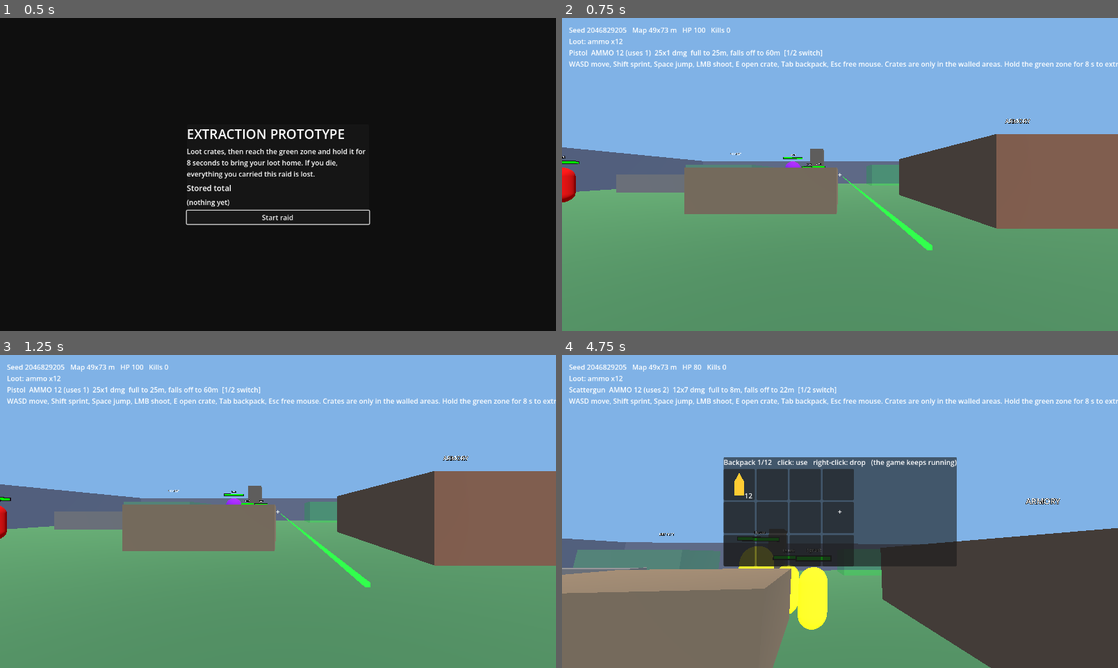
Above: before the commit, frames 1-4 (two rows, left to right).
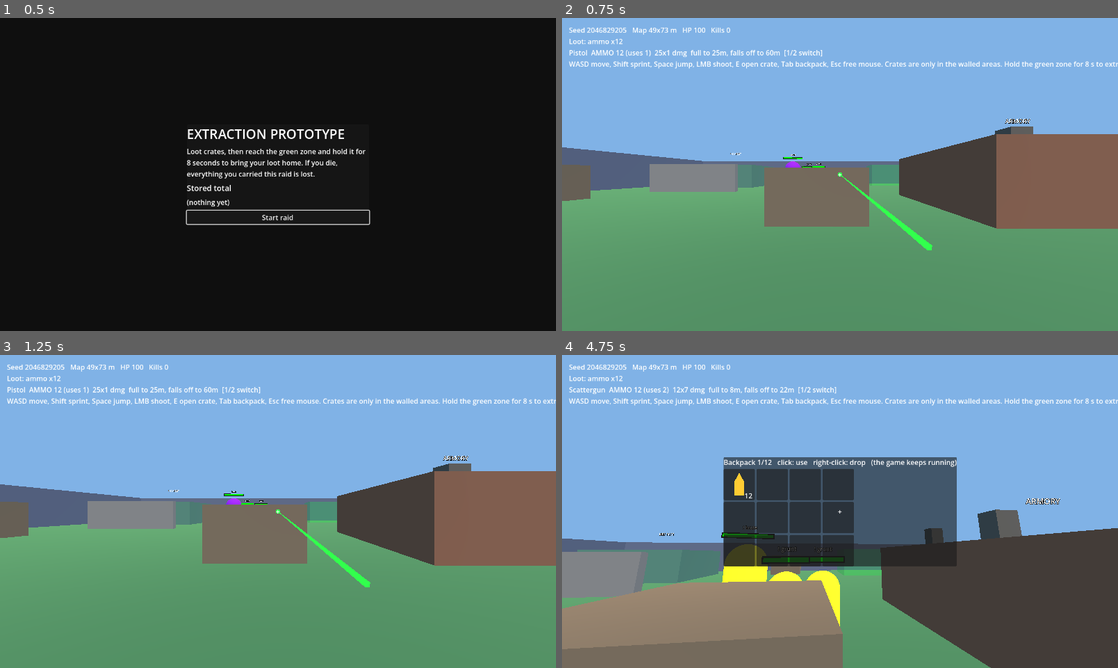
Above: after the commit, the same moments.

Repository: LearnEndlessly/VideoGameFoldr
Game: Godot game, scene res://main.tscn
Same seed, same stepped clock (60 frames per second), same inputs: the game is played once before the commit and once after it.
Inputs (mouse positions are in pixels of both pictures, inside the frame that each line leads up to):
- Up to frame 1 (0.5 s): no input
- Up to frame 2 (0.75 s): click "Start raid" at 0.5 s
- Up to frame 3 (1.25 s): no input
- Up to frame 4 (4.75 s): tap Enter at 1.25 s; move the mouse to (867, 511) at 1.27 s; hold W 1.28-2.03 s; tap Tab at 1.35 s; click (867, 511) at 1.42 s; tap Space at 1.52, 2.27, 3.77, 4.52 s; move the mouse to (728, 527) at 2.02 s; hold S 2.03-2.78 s; tap 1 at 2.1 s; click (728, 527) at 2.17 s; move the mouse to (895, 442) at 2.77 s; hold D 2.78-3.53 s; tap 2 at 2.85 s; click (895, 442) at 2.92 s; move the mouse to (812, 574) at 3.52 s; hold W 3.53-4.28 s; tap E at 3.6 s; click (812, 574) at 3.67 s; move the mouse to (1006, 558) at 4.27 s; hold A from 4.28 s (still down); hold Shift from 4.28 s (still down); click (1006, 558) at 4.42 s

Frame 1 is identical in both runs. In frame 2, 5.0% of the frame differs, in the area x 0-85%, y 34-75%; in frame 3, 5.0%; in frame 4, 14%, in the area x 0-83%, y 3-100%.

Commit message:
Add threat clock and patrol group count tuning (Phase 3)
After THREAT_DELAY_SECONDS every group converges on the player, either
tracking the live position or as a single wave (THREAT_CONTINUOUS), with a
HUD banner, alarm and status tag. Patrol group count moves to tuning
(default 3). tests/ammo_threat.gd covers ammo, the starting-kit rule, the
group count and both threat modes; verified it fails when ammo is not spent
and when the threat order is dropped or stops following the player.

Co-Authored-By: Claude Sonnet 5.5 <noreply@anthropic.com>

Diff:
--- a/data/sounds.gd
+++ b/data/sounds.gd
@@ -9,6 +9,7 @@
 	"shoot_pistol": {"freq": 600.0, "freq_end": 120.0, "duration": 0.14, "noise": 0.5, "wave": "sine", "decay": 3.0, "volume": 0.5, "min_gap": 0.05},
 	"shoot_scatter": {"freq": 300.0, "freq_end": 60.0, "duration": 0.3, "noise": 0.85, "wave": "sine", "decay": 2.5, "volume": 0.7, "min_gap": 0.05},
 	"empty": {"freq": 1400.0, "freq_end": 900.0, "duration": 0.04, "noise": 0.2, "wave": "square", "decay": 2.0, "volume": 0.3, "min_gap": 0.15},
+	"threat": {"freq": 440.0, "freq_end": 880.0, "duration": 0.7, "noise": 0.0, "wave": "square", "decay": 1.0, "volume": 0.5, "min_gap": 1.0},
 	"switch": {"freq": 300.0, "freq_end": 450.0, "duration": 0.06, "noise": 0.3, "wave": "sine", "decay": 2.0, "volume": 0.3, "min_gap": 0.05},
 	"hit": {"freq": 220.0, "freq_end": 110.0, "duration": 0.08, "noise": 0.3, "wave": "square", "decay": 2.5, "volume": 0.4, "min_gap": 0.04, "positional": true},
 	"kill": {"freq": 160.0, "freq_end": 40.0, "duration": 0.25, "noise": 0.4, "wave": "sine", "decay": 2.0, "volume": 0.6, "min_gap": 0.1, "positional": true},
--- a/data/tuning.gd
+++ b/data/tuning.gd
@@ -4,6 +4,19 @@
 const ENEMY_GROUP_MIN_ORIGIN := 15.0
 # Group members spawn within +/- this many metres of their group centre.
 const GROUP_SPREAD := 2.0
+
+# How many patrol groups spawn (3-4 enemies each). Set to 5 for the old, busier maps.
+const ENEMY_GROUP_COUNT := 3
+
+# Threat clock: THREAT_DELAY_SECONDS into a raid, every group stops patrolling and heads
+# for the player's position, with a HUD warning. They still need to see you to attack, and
+# they cannot see into shelters, so they will wait outside one.
+#   THREAT_CONTINUOUS = true:  they keep tracking the player's live position until the raid ends.
+#   THREAT_CONTINUOUS = false: one wave: they go to where the player was when it started and
+#                              resume patrolling there after THREAT_WAVE_SECONDS.
+const THREAT_DELAY_SECONDS := 180.0
+const THREAT_CONTINUOUS := true
+const THREAT_WAVE_SECONDS := 60.0
 # Placement attempts per object before overlapping other objects is accepted.
 const SPAWN_TRIES := 50
 
--- a/scripts/enemy.gd
+++ b/scripts/enemy.gd
@@ -8,6 +8,7 @@
 const LOSE := 30.0          # an alert enemy loses the player beyond this range
 const GIVE_UP := 4.0        # seconds out of reach before going back to patrol
 const PATROL_RADIUS := 8.0
+const CONVERGE_ARRIVE := 3.0  # metres from the target at which a converging enemy stops
 const PATROL_SPEED := 0.4   # fraction of chase speed
 const ALERT_COLOR := Color(1.0, 0.9, 0.1)
 
@@ -17,6 +18,8 @@
 var health := 1
 var max_health := 1
 var alert := false
+var converging := false          # the threat clock sent this enemy toward converge_target
+var converge_target := Vector3.ZERO
 
 var _attack_cd := 0.0
 var _lost_timer := 0.0
@@ -31,6 +34,7 @@
 
 func _ready() -> void:
 	add_to_group("pack_%d" % group_id)
+	add_to_group("enemy")
 	health = stats["health"]
 	max_health = health
 	_target = home
@@ -100,6 +104,17 @@
 	_mat.emission_enabled = on
 	_update_label()
 
+# Threat clock (see raid.gd): head for `target` instead of patrolling, until end_converge().
+func set_converge(target: Vector3) -> void:
+	converging = true
+	converge_target = target
+
+# Back to patrolling, around wherever the enemy is now.
+func end_converge() -> void:
+	converging = false
+	home = global_position
+	_target = home
+
 # One enemy noticing the player (or being shot) wakes its whole group.
 func alert_pack() -> void:
 	get_tree().call_group("pack_%d" % group_id, "set_alert", true)
@@ -156,6 +171,11 @@
 					_attack_cd = 1.0
 					Sfx.play("enemy_strike", global_position)
 					player.take_damage(stats["damage"])
+	elif converging:
+		var to_c := converge_target - global_position
+		to_c.y = 0.0
+		if to_c.length() > CONVERGE_ARRIVE:
+			_walk(to_c, float(stats["speed"]))
 	else:
 		_repick -= delta
 		var to_target := _target - global_position
--- a/scripts/main.gd
+++ b/scripts/main.gd
@@ -18,7 +18,6 @@
 
 const COVER_ATTEMPTS := 30  # cover boxes that don't fit with a walkable gap are skipped
 const SHELTER_COUNT := 2
-const GROUP_COUNT := 5  # enemy groups, 3-4 members each
 
 # The first launch shows the start screen; "one more run" skips it. Survives scene reloads.
 static var show_start := true
@@ -47,6 +46,8 @@
 var _extract_box: VBoxContainer
 var _extract_label: Label
 var _extract_bar: ProgressBar
+var _banner: Label
+var _banner_time := 0.0
 
 func _ready() -> void:
 	profile = Profile.new(profile_path)
@@ -88,7 +89,7 @@
 	var zone := _place_extract()
 	for id in LootZones.DATA:
 		_add_structure(id, LootZones.DATA[id])
-	for g in GROUP_COUNT:
+	for g in Tuning.ENEMY_GROUP_COUNT:
 		var center: Vector3 = _free_spot(3.5, 3.5, Tuning.ENEMY_GROUP_MIN_ORIGIN)
 		for i in rng.randi_range(3, 4):
 			var e := Enemy.new()
@@ -125,6 +126,7 @@
 	raid.ended.connect(_on_raid_ended)
 	raid.shot_fired.connect(func(weapon_id: String): Sfx.play(WeaponData.DATA[weapon_id]["sound"]))
 	raid.dry_fire.connect(func(): Sfx.play("empty"))
+	raid.threat_started.connect(_on_threat_started)
 	zone.body_entered.connect(_on_zone_body.bind(true))
 	zone.body_exited.connect(_on_zone_body.bind(false))
 
@@ -143,6 +145,15 @@
 	cross.set_anchors_and_offsets_preset(Control.PRESET_CENTER)
 	layer.add_child(cross)
 	_build_extract_hud(layer)
+	_banner = Label.new()
+	_banner.add_theme_font_size_override("font_size", 34)
+	_banner.add_theme_color_override("font_color", Color(1, 0.2, 0.2))
+	_banner.horizontal_alignment = HORIZONTAL_ALIGNMENT_CENTER
+	_banner.visible = false
+	layer.add_child(_banner)
+	_banner.set_anchors_and_offsets_preset(Control.PRESET_CENTER_TOP)
+	_banner.grow_horizontal = Control.GROW_DIRECTION_BOTH
+	_banner.offset_top = 90
 	add_child(layer)
 
 func _build_extract_hud(layer: CanvasLayer) -> void:
@@ -165,9 +176,11 @@
 func _process(_d: float) -> void:
 	if raid == null:
 		return
+	_banner_time = maxf(_banner_time - _d, 0.0)
+	_banner.visible = _banner_time > 0.0
 	var hold := raid.hold_seconds
-	_hud.text = "Seed %d   Map %.0fx%.0f m   HP %d   Kills %d   %s\nLoot: %s\n%s\nWASD move, Shift sprint, Space jump, LMB shoot, E open crate, Tab backpack, Esc free mouse. Crates are only in the walled areas. Hold the green zone for %.0f s to extract." \
-		% [_seed, half_w * 2.0, half_d * 2.0, _player.health, _player.kills, "[SAFE]" if _player.safe else "", _loot_text(), _player.weapon_text(), hold]
+	_hud.text = "Seed %d   Map %.0fx%.0f m   HP %d   Kills %d   %s %s\nLoot: %s\n%s\nWASD move, Shift sprint, Space jump, LMB shoot, E open crate, Tab backpack, Esc free mouse. Crates are only in the walled areas. Hold the green zone for %.0f s to extract." \
+		% [_seed, half_w * 2.0, half_d * 2.0, _player.health, _player.kills, "[SAFE]" if _player.safe else "", "[PATROLS CONVERGING]" if raid.threat_active else "", _loot_text(), _player.weapon_text(), hold]
 	_zone_mat.albedo_color = Color(1, 0.9, 0.1, 0.45) if raid.extracting else Color(0, 1, 0.2, 0.25)
 	_extract_box.visible = raid.extracting
 	var second := int(raid.extract_elapsed) if raid.extracting else -1
@@ -186,6 +199,12 @@
 func _on_picked_up(id: String, qty: int) -> void:
 	Sfx.play("pickup")
 	_feed_row(id, "+%d %s" % [qty, id.replace("_", " ")])
+
+func _on_threat_started() -> void:
+	_banner.text = "THEY KNOW WHERE YOU ARE\nPatrols are closing in and will keep coming" if raid.threat_continuous \
+		else "THEY KNOW WHERE YOU ARE\nA patrol wave is heading for your position"
+	_banner_time = 7.0
+	Sfx.play("threat")
 
 func _feed_row(id: String, text: String) -> void:
 	var row := HBoxContainer.new()
--- a/scripts/raid.gd
+++ b/scripts/raid.gd
@@ -11,6 +11,8 @@
 signal inventory_full
 signal shot_fired(weapon_id: String)
 signal dry_fire  # tried to fire with too little ammo
+signal threat_started
+signal threat_ended  # wave mode only
 signal ended(result: Dictionary)  # {"outcome": "extracted"|"dead", "items": {id: qty}, "saved": bool}
 
 enum State { ACTIVE, ENDED }
@@ -21,9 +23,17 @@
 var extracting := false
 var extract_elapsed := 0.0
 var brought := {}  # item id -> quantity of the starting kit not yet spent (never counts as loot)
+# Threat clock settings; tests change these per raid. See data/tuning.gd for what they mean.
+var threat_delay: float = Tuning.THREAT_DELAY_SECONDS
+var threat_continuous: bool = Tuning.THREAT_CONTINUOUS
+var threat_wave_seconds: float = Tuning.THREAT_WAVE_SECONDS
+var threat_active := false
+var elapsed := 0.0  # seconds since the raid began
 
 var _player
 var _fire_cooldown := 0.0
+var _threat_done := false  # a wave has run; it does not start again
+var _wave_left := 0.0
 
 func setup(player) -> void:
 	_player = player
@@ -90,6 +100,16 @@
 	if state != State.ACTIVE:
 		return
 	_fire_cooldown = maxf(_fire_cooldown - delta, 0.0)
+	elapsed += delta
+	if not threat_active and not _threat_done and elapsed >= threat_delay:
+		_start_threat()
+	if threat_active:
+		if threat_continuous:
+			get_tree().call_group("enemy", "set_converge", _player.global_position)
+		else:
+			_wave_left -= delta
+			if _wave_left <= 0.0:
+				_end_threat()
 	if extracting:
 		extract_elapsed += delta
 		if extract_elapsed >= hold_seconds:
@@ -105,6 +125,21 @@
 			loot[id] = qty
 	return loot
 
+# Every enemy heads for the player's position. In continuous mode _physics_process keeps
+# updating the target to the live position; in wave mode it is the position right now and
+# the wave ends after threat_wave_seconds.
+func _start_threat() -> void:
+	threat_active = true
+	_wave_left = threat_wave_seconds
+	get_tree().call_group("enemy", "set_converge", _player.global_position)
+	threat_started.emit()
+
+func _end_threat() -> void:
+	threat_active = false
+	_threat_done = true
+	get_tree().call_group("enemy", "end_converge")
+	threat_ended.emit()
+
 func _on_player_died() -> void:
 	_finish("dead")
 
@@ -113,6 +148,7 @@
 		return
 	state = State.ENDED
 	extracting = false
+	threat_active = false
 	var items := _loot()
 	_player.inventory.clear()  # kept loot goes to the profile, lost loot is gone
 	var saved := true
--- /dev/null
+++ b/tests/ammo_threat.gd
@@ -0,0 +1,195 @@
+# Run: Godot --headless --path <project> -s tests/ammo_threat.gd   (exit code 1 on failure)
+# Ammo cost and cooldown, simulation-applied damage, dry fire, starting kit vs loot,
+# enemy group count, and the threat clock (continuous, disabled, wave).
+extends SceneTree
+
+const Main = preload("res://scripts/main.gd")
+const Tuning = preload("res://data/tuning.gd")
+const Enemy = preload("res://scripts/enemy.gd")
+const Enemies = preload("res://data/enemies.gd")
+
+var failures: PackedStringArray = []
+
+func _check(ok: bool, message: String) -> void:
+	if not ok:
+		failures.append(message)
+
+func _init() -> void:
+	await _run()
+	for f in failures:
+		printerr(f)
+	print("ammo_threat: %d failure(s)" % failures.size())
+	quit(1 if failures.size() > 0 else 0)
+
+func _new_raid(map_seed: int, keep_enemies: bool) -> Node:
+	var main = load("res://main.tscn").instantiate()
+	main.seed_override = map_seed
+	root.add_child(main)
+	await process_frame
+	if not keep_enemies:
+		for c in main.get_children():
+			if "stats" in c:
+				c.queue_free()
+		await process_frame
+	return main
+
+func _frames(n: int) -> void:
+	for i in n:
+		await physics_frame
+
+func _add_target(main: Node) -> Node:
+	var e = Enemy.new()
+	var stats: Dictionary = Enemies.TYPES["grunt"].duplicate()
+	stats["type"] = "grunt"
+	stats["modifier"] = ""
+	e.stats = stats
+	e.position = Vector3(0, 0, -4.5)
+	main.add_child(e)
+	e.set_physics_process(false)
+	await _frames(2)
+	return e
+
+func _enemies(main: Node) -> Array:
+	return main.get_children().filter(func(c): return "stats" in c and not c.is_queued_for_deletion())
+
+func _mean_dist(main: Node) -> float:
+	var list := _enemies(main)
+	var total := 0.0
+	for e in list:
+		total += e.global_position.distance_to(main._player.global_position)
+	return total / maxf(list.size(), 1)
+
+func _finish_raid(main: Node) -> void:
+	main.queue_free()
+	await process_frame
+
+# Shared by F, G, H: safe player so enemies only react to the threat clock.
+func _threat_raid(delay: float, continuous: bool, wave: float) -> Node:
+	var main = await _new_raid(7, true)
+	main.raid.threat_delay = delay
+	main.raid.threat_continuous = continuous
+	main.raid.threat_wave_seconds = wave
+	main._player.safe = true
+	return main
+
+func _run() -> void:
+	Main.show_start = false
+	var main: Node
+	var player
+	var aim: Transform3D
+
+	# A. Ammo cost and cooldown.
+	main = await _new_raid(1, false)
+	player = main._player
+	aim = player._cam.global_transform
+	_check(player.inventory.count("ammo") == Tuning.STARTING_AMMO, "A: start ammo was %d" % player.inventory.count("ammo"))
+	_check(main.raid.request_fire("pistol", aim), "A: first shot should fire")
+	_check(player.inventory.count("ammo") == Tuning.STARTING_AMMO - 1, "A: one shot must cost exactly 1 ammo")
+	_check(not main.raid.request_fire("pistol", aim), "A: immediate second shot must be refused (cooldown)")
+	_check(player.inventory.count("ammo") == Tuning.STARTING_AMMO - 1, "A: refused shot must not cost ammo")
+	await _frames(20)
+	_check(main.raid.request_fire("pistol", aim), "A: shot after cooldown should fire")
+	await _finish_raid(main)
+
+	# B. Damage is applied by the simulation.
+	main = await _new_raid(1, false)
+	player = main._player
+	var e = await _add_target(main)
+	await _frames(20)
+	_check(main.raid.request_fire("pistol", player._cam.global_transform), "B: shot should fire")
+	_check(is_equal_approx(e.health, 25.0), "B: grunt health was %s, expected 25" % e.health)
+	await _finish_raid(main)
+
+	# C. Empty weapon cannot fire.
+	main = await _new_raid(1, false)
+	player = main._player
+	e = await _add_target(main)
+	player.inventory.remove("ammo", player.inventory.count("ammo"))
+	await _frames(20)
+	var counts := {"dry": 0, "shot": 0}
+	main.raid.dry_fire.connect(func(): counts["dry"] += 1)
+	main.raid.shot_fired.connect(func(_id): counts["shot"] += 1)
+	_check(not main.raid.request_fire("pistol", player._cam.global_transform), "C: empty weapon must not fire")
+	_check(counts["dry"] == 1, "C: dry_fire emitted %d times" % counts["dry"])
+	_check(counts["shot"] == 0, "C: shot_fired must not be emitted")
+	_check(is_equal_approx(e.health, 50.0), "C: target health changed to %s" % e.health)
+	await _finish_raid(main)
+
+	# D. The starting kit is spent first, so found rounds are the loot at stake.
+	main = await _new_raid(1, false)
+	player = main._player
+	var results: Array = []
+	main.raid.ended.connect(func(r): results.append(r))
+	player.inventory.add("ammo", 5)
+	for i in 3:
+		await _frames(20)
+		_check(main.raid.request_fire("pistol", player._cam.global_transform), "D: shot %d should fire" % i)
+	player.take_damage(1000)
+	_check(results.size() == 1, "D: expected one raid result, got %d" % results.size())
+	if results.size() == 1:
+		_check(results[0]["items"] == {"ammo": 5}, "D: lost items were %s, expected {ammo: 5}" % [results[0]["items"]])
+	await _finish_raid(main)
+
+	# E. Group count.
+	main = await _new_raid(1, true)
+	var groups := {}
+	for c in _enemies(main):
+		groups[c.group_id] = true
+	_check(groups.size() == Tuning.ENEMY_GROUP_COUNT, "E: %d groups, expected %d" % [groups.size(), Tuning.ENEMY_GROUP_COUNT])
+	await _finish_raid(main)
+
+	# F. Threat clock, continuous: everyone converges.
+	main = await _threat_raid(0.5, true, 1.0)
+	var started := [0]
+	main.raid.threat_started.connect(func(): started[0] += 1)
+	await _frames(18)
+	var before := _mean_dist(main)
+	await _frames(360)
+	var after := _mean_dist(main)
+	_check(started[0] == 1, "F: threat_started fired %d times" % started[0])
+	_check(main.raid.threat_active, "F: threat should be active")
+	for c in _enemies(main):
+		_check(c.converging, "F: an enemy is not converging")
+	_check(after <= 0.75 * before, "F: mean distance %.1f -> %.1f, expected at least 25%% closer" % [before, after])
+	# Continuous mode follows the player: move them and the target must follow.
+	main._player.global_position += Vector3(8, 0, 0)
+	await _frames(5)
+	for c in _enemies(main):
+		_check(c.converge_target.distance_to(main._player.global_position) < 0.5, "F: an enemy's target did not follow the player")
+	await _finish_raid(main)
+
+	# G. Threat control: a far-off threat clock changes nothing.
+	main = await _threat_raid(1000.0, true, 1.0)
+	await _frames(18)
+	before = _mean_dist(main)
+	await _frames(360)
+	after = _mean_dist(main)
+	_check(after > 0.75 * before, "G: mean distance %.1f -> %.1f, should not have closed in" % [before, after])
+	for c in _enemies(main):
+		_check(not c.converging, "G: an enemy is converging without a threat")
+	await _finish_raid(main)
+
+	# H. Threat clock, wave: starts, then ends and releases everyone.
+	main = await _threat_raid(0.3, false, 1.0)
+	started = [0]
+	var ended := [0]
+	main.raid.threat_started.connect(func(): started[0] += 1)
+	main.raid.threat_ended.connect(func(): ended[0] += 1)
+	await _frames(180)
+	_check(started[0] == 1, "H: threat_started fired %d times" % started[0])
+	_check(ended[0] == 1, "H: threat_ended fired %d times" % ended[0])
+	_check(not main.raid.threat_active, "H: threat should be over")
+	for c in _enemies(main):
+		_check(not c.converging, "H: an enemy is still converging after the wave")
+	await _finish_raid(main)
+
+	# I. Wave mode goes to where the player WAS when it started, and does not follow.
+	main = await _threat_raid(0.3, false, 30.0)
+	await _frames(30)
+	var start_pos: Vector3 = main._player.global_position
+	main._player.global_position += Vector3(8, 0, 0)
+	await _frames(5)
+	_check(main.raid.threat_active, "I: the wave should be running")
+	for c in _enemies(main):
+		_check(c.converge_target.distance_to(start_pos) < 0.5, "I: an enemy's target moved with the player in wave mode")
+	await _finish_raid(main)
